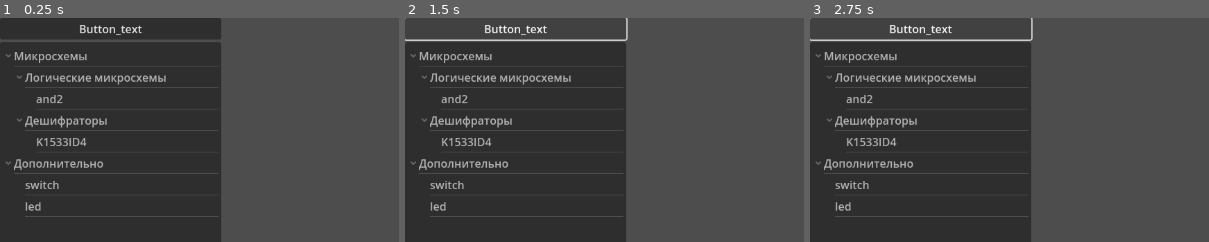
Above: before the commit, frames 1-3 (left to right).
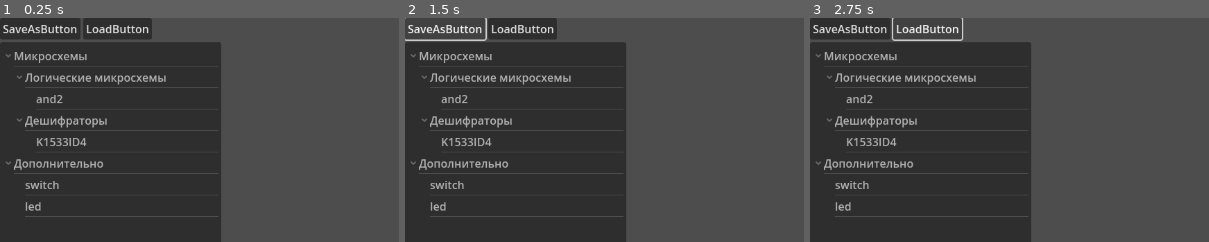
Above: after the commit, the same moments.

Repository: Andrien777/tvbuilder-m
Game: Godot game, scene res://ui/main_scene.tscn
Two runs of this game, one before a commit and one after it. Both use one fixed random seed, a clock stepped at 60 frames per second and the inputs below.
Inputs (mouse positions are % of the whole screen's width and height, from its top left):
- Up to frame 1 (0.25 s): no input
- Up to frame 2 (1.5 s): click (14, 2) at 0.5 s, where only the run before the commit has a clickable "Button_text"; click (5, 2) at 1.25 s, where only the run after the commit has a clickable "SaveAsButton"
- Up to frame 3 (2.75 s): click (15, 2) at 2 s, where only the run after the commit has a clickable "LoadButton"
The pictures show only the part of the screen within x 0-50%, y 0-50%; the shares and areas given below are measured in that part.

The runs differ from the first frame. In frame 1, 2.4% of the frame differs, in the area x 0-56%, y 0-10%; in frame 2, 1.2%; in frame 3, 1.2%.

Commit message:
Add load and save as buttons

Diff:
--- a/save.json
+++ /dev/null
@@ -1,52 +0,0 @@
-{
-	"components": [
-		{
-			"height": 25,
-			"id": 0,
-			"name": "switch",
-			"num_pins": 1,
-			"pins": [
-				{
-					"description": "",
-					"direction": "DIRECTION_OUTPUT",
-					"index": 1,
-					"position": "TOP",
-					"readable_name": ""
-				}
-			],
-			"position": "(603, 285)",
-			"texture": "",
-			"width": 25
-		},
-		{
-			"height": 25,
-			"id": 1,
-			"name": "led",
-			"num_pins": 1,
-			"pins": [
-				{
-					"description": "",
-					"direction": "DIRECTION_INPUT",
-					"index": 1,
-					"position": "BOTTOM",
-					"readable_name": ""
-				}
-			],
-			"position": "(871, 126)",
-			"texture": "",
-			"width": 25
-		}
-	],
-	"netlist": [
-		{
-			"from": {
-				"ic": 0,
-				"pin": 1
-			},
-			"to": {
-				"ic": 1,
-				"pin": 1
-			}
-		}
-	]
-}
--- /dev/null
+++ b/ui/load_file_dialog.gd
@@ -0,0 +1,14 @@
+extends FileDialog
+
+@onready var load_file_dialog: FileDialog = $"."
+
+# Called when the node enters the scene tree for the first time.
+func _ready() -> void:
+	# TODO: make it remember last load location; doesn't seem to work with native dialogs
+	load_file_dialog.current_dir = "/"
+
+func _on_load_button_pressed() -> void:
+	load_file_dialog.visible = true
+
+func _on_file_selected(path: String) -> void:
+	SaveManager.load(get_tree().current_scene, path)
--- a/ui/main_scene.gd
+++ b/ui/main_scene.gd
@@ -21,6 +21,6 @@
 		element.position = get_global_mouse_position()
 		add_child(element)
 	elif event.is_action_pressed("save_scheme"):
-		SaveManager.save()
+		SaveManager.save("res://save.json")
 	elif event.is_action_pressed("load_scheme"):
-		SaveManager.load(self)
+		SaveManager.load(self, "res://save.json")
--- a/ui/main_scene.tscn
+++ b/ui/main_scene.tscn
@@ -1,8 +1,10 @@
-[gd_scene load_steps=4 format=3 uid="uid://df5br6oh56ejc"]
+[gd_scene load_steps=6 format=3 uid="uid://df5br6oh56ejc"]
 
 [ext_resource type="Script" path="res://ui/main_scene.gd" id="1_8vqs3"]
 [ext_resource type="Script" path="res://ui/camera_2d.gd" id="2_pmywl"]
 [ext_resource type="Script" path="res://ui/ic_elements_tree/ics_tree.gd" id="3_q10ex"]
+[ext_resource type="Script" path="res://ui/save_file_dialog.gd" id="4_5cvoo"]
+[ext_resource type="Script" path="res://ui/load_file_dialog.gd" id="5_656tm"]
 
 [node name="RootNode" type="Node2D"]
 script = ExtResource("1_8vqs3")
@@ -13,7 +15,7 @@
 
 [node name="UiCanvasLayer" type="CanvasLayer" parent="."]
 
-[node name="VBoxContainer" type="VBoxContainer" parent="UiCanvasLayer"]
+[node name="FunctionalUIContainer" type="VBoxContainer" parent="UiCanvasLayer"]
 anchors_preset = -1
 anchor_right = 0.277611
 anchor_bottom = 1.0
@@ -21,17 +23,47 @@
 grow_vertical = 2
 metadata/_edit_use_anchors_ = true
 
-[node name="Button" type="Button" parent="UiCanvasLayer/VBoxContainer"]
+[node name="ButtonsContainer" type="HBoxContainer" parent="UiCanvasLayer/FunctionalUIContainer"]
 layout_mode = 2
-text = "Button_text"
+
+[node name="SaveAsButton" type="Button" parent="UiCanvasLayer/FunctionalUIContainer/ButtonsContainer"]
+layout_mode = 2
+text = "SaveAsButton"
 metadata/_edit_use_anchors_ = true
 
-[node name="Tree" type="Tree" parent="UiCanvasLayer/VBoxContainer"]
+[node name="LoadButton" type="Button" parent="UiCanvasLayer/FunctionalUIContainer/ButtonsContainer"]
+layout_mode = 2
+text = "LoadButton"
+metadata/_edit_use_anchors_ = true
+
+[node name="ComponentTree" type="Tree" parent="UiCanvasLayer/FunctionalUIContainer"]
 layout_mode = 2
 size_flags_vertical = 3
 tooltip_text = "Tooltip"
 hide_root = true
 script = ExtResource("3_q10ex")
 
-[connection signal="item_mouse_selected" from="UiCanvasLayer/VBoxContainer/Tree" to="UiCanvasLayer/VBoxContainer/Tree" method="_on_item_mouse_selected"]
-[connection signal="nothing_selected" from="UiCanvasLayer/VBoxContainer/Tree" to="UiCanvasLayer/VBoxContainer/Tree" method="_on_nothing_selected"]
+[node name="SaveAsFileDialog" type="FileDialog" parent="."]
+initial_position = 4
+size = Vector2i(500, 400)
+show_hidden_files = true
+use_native_dialog = true
+script = ExtResource("4_5cvoo")
+
+[node name="LoadFileDialog" type="FileDialog" parent="."]
+title = "Load from a File"
+initial_position = 4
+size = Vector2i(500, 400)
+ok_button_text = "Load"
+file_mode = 0
+access = 2
+show_hidden_files = true
+use_native_dialog = true
+script = ExtResource("5_656tm")
+
+[connection signal="pressed" from="UiCanvasLayer/FunctionalUIContainer/ButtonsContainer/SaveAsButton" to="SaveAsFileDialog" method="_on_save_as_button_pressed"]
+[connection signal="pressed" from="UiCanvasLayer/FunctionalUIContainer/ButtonsContainer/LoadButton" to="LoadFileDialog" method="_on_load_button_pressed"]
+[connection signal="item_mouse_selected" from="UiCanvasLayer/FunctionalUIContainer/ComponentTree" to="UiCanvasLayer/FunctionalUIContainer/ComponentTree" method="_on_item_mouse_selected"]
+[connection signal="nothing_selected" from="UiCanvasLayer/FunctionalUIContainer/ComponentTree" to="UiCanvasLayer/FunctionalUIContainer/ComponentTree" method="_on_nothing_selected"]
+[connection signal="file_selected" from="SaveAsFileDialog" to="SaveAsFileDialog" method="_on_file_selected"]
+[connection signal="file_selected" from="LoadFileDialog" to="LoadFileDialog" method="_on_file_selected"]
--- /dev/null
+++ b/ui/save_file_dialog.gd
@@ -0,0 +1,14 @@
+extends FileDialog
+
+@onready var save_file_dialog: FileDialog = $"."
+
+# Called when the node enters the scene tree for the first time.
+func _ready() -> void:
+	# TODO: make it remember last save location; doesn't seem to work with native dialogs
+	save_file_dialog.current_dir = "/"
+
+func _on_save_as_button_pressed() -> void:
+	save_file_dialog.visible = true
+
+func _on_file_selected(path: String) -> void:
+	SaveManager.save(path)
--- a/ui/save_manager.gd
+++ b/ui/save_manager.gd
@@ -2,12 +2,12 @@
 
 static var ic_list: Array[CircuitComponent]
 
-func save() -> void:
+func save(path: String) -> void:
 	var json_list_ic: Array
 	for ic in ic_list:
 		json_list_ic.append(ic.to_json_object())
 	var json = JSON.new()
-	var file = FileAccess.open("res://save.json", FileAccess.WRITE)
+	var file = FileAccess.open(path, FileAccess.WRITE)
 	file.store_string(json.stringify({
 		"components": json_list_ic,
 		"netlist": NetlistClass.get_json_adjacency()
@@ -20,9 +20,9 @@
 			return ic
 	return null
 
-func load(scene: Node2D):
+func load(scene: Node2D, path: String):
 	var json = JSON.new()
-	var file = FileAccess.open("res://save.json", FileAccess.READ).get_as_text()
+	var file = FileAccess.open(path, FileAccess.READ).get_as_text()
 	var parsed = json.parse_string(file)
 	if parsed == null:
 		print("error")
Not shown, changed: .gitignore
Not shown, removed: savC2F7.tmp
